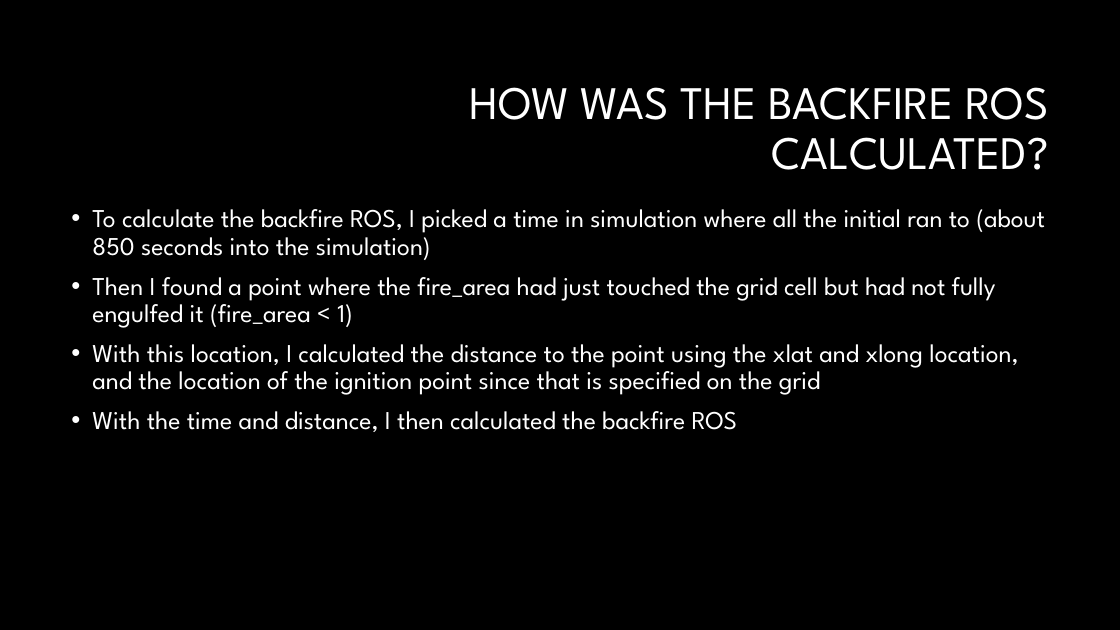
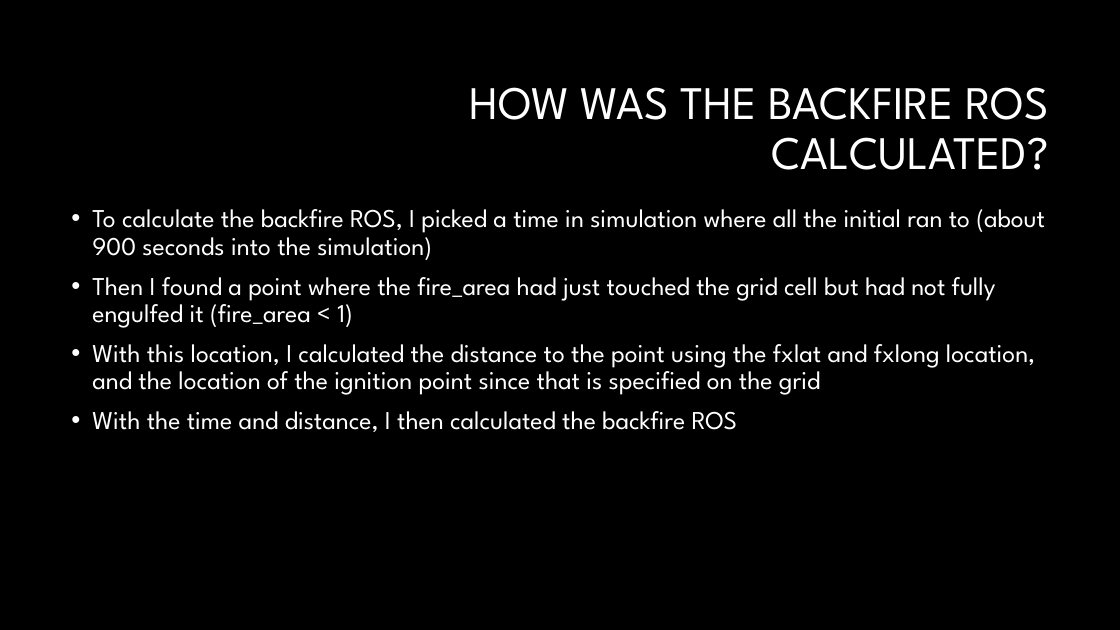
Before and after one commit to Jeremy-Benik/Meeting_Notes, a slide deck: slide 5 of Presentations/Adjustment_Factors.pptx. Drawn at 1120x630 pixels with LibreOffice and Linux fonts; fonts in the diff are those of the drawing; background and template pictures are left out. Boxes give left, top, right and bottom in pixels: in the first picture for what was removed or moved away, otherwise in the second. Text is boxed around its words. In the diff, an @@ line names an element or a change of style, - is before the commit and + after.

```diff
--- a/Presentations/Adjustment_Factors.pptx
+++ b/Presentations/Adjustment_Factors.pptx
@@ text at (92,209,1045,260): text changed @@
-• To calculate the backfire ROS, I picked a time in simulation where all the initial ran to (about 850 seconds into the simulation)
+• To calculate the backfire ROS, I picked a time in simulation where all the initial ran to (about 900 seconds into the simulation)
@@ text at (92,344,1035,395): text changed @@
-• With this location, I calculated the distance to the point using the xlat and xlong location, and the location of the ignition point since that is specified on the grid
+• With this location, I calculated the distance to the point using the fxlat and fxlong location, and the location of the ignition point since that is specified on the grid
```
Also in this commit, not shown: 5 other slides changed, 1 slide added, 1 other file.
